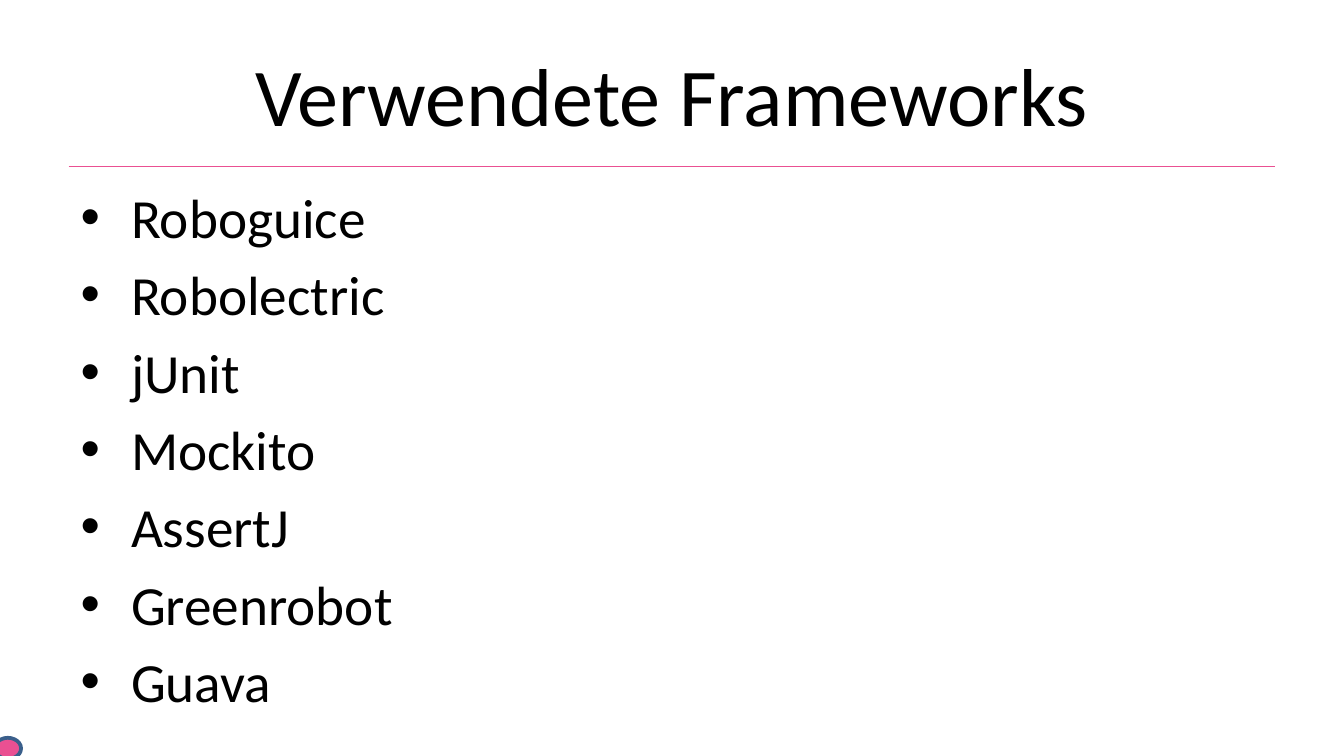
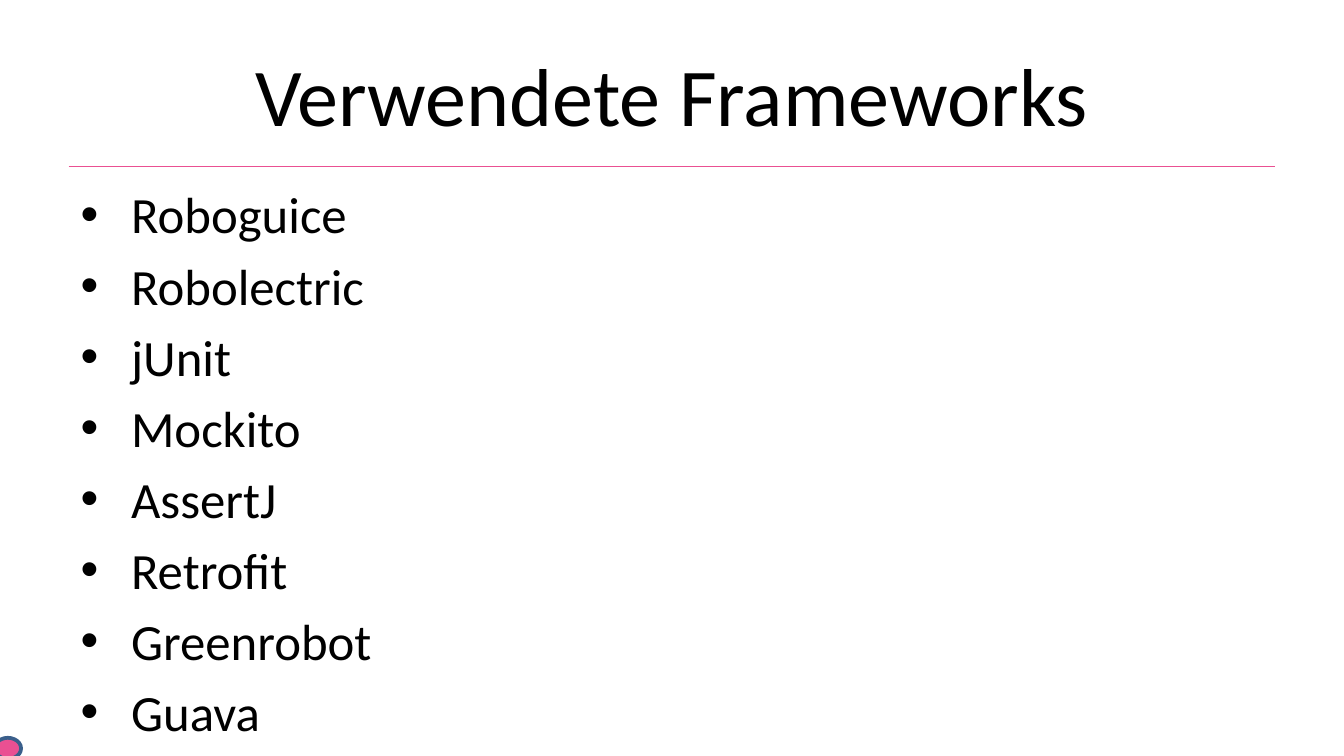
Before and after one commit to He1md4ll/MobileMeshViewer, a slide deck: slide 21 of docs/mobile_meshviewer_praezi.pptx. Drawn at 1344x756 pixels with LibreOffice and Linux fonts; fonts in the diff are those of the drawing; background and template pictures are left out. Boxes give left, top, right and bottom in pixels: in the first picture for what was removed or moved away, otherwise in the second. Text is boxed around its words. In the diff, an @@ line names an element or a change of style, - is before the commit and + after.

```diff
--- a/docs/mobile_meshviewer_praezi.pptx
+++ b/docs/mobile_meshviewer_praezi.pptx
@@ text at bbox=[131, 197, 371, 732]: size 29.6 to 27.2 pt in "Roboguice", "Robolectric", "jUnit", "Mockito" and 3 more places @@
@@ text at bbox=[131, 554, 287, 590]: paragraph added @@
+• Retrofit
```
Also in this commit, not shown: 2 other slides changed.
